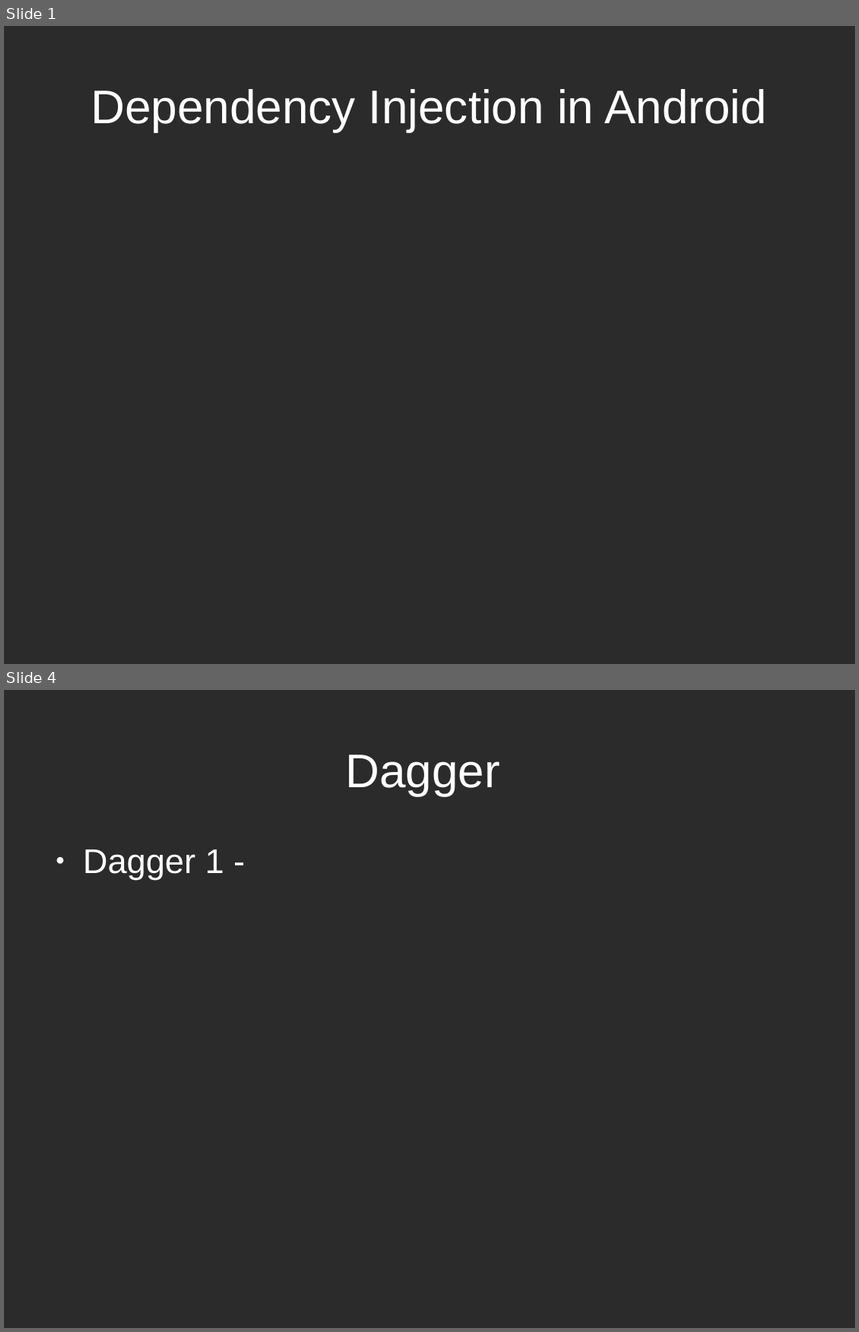
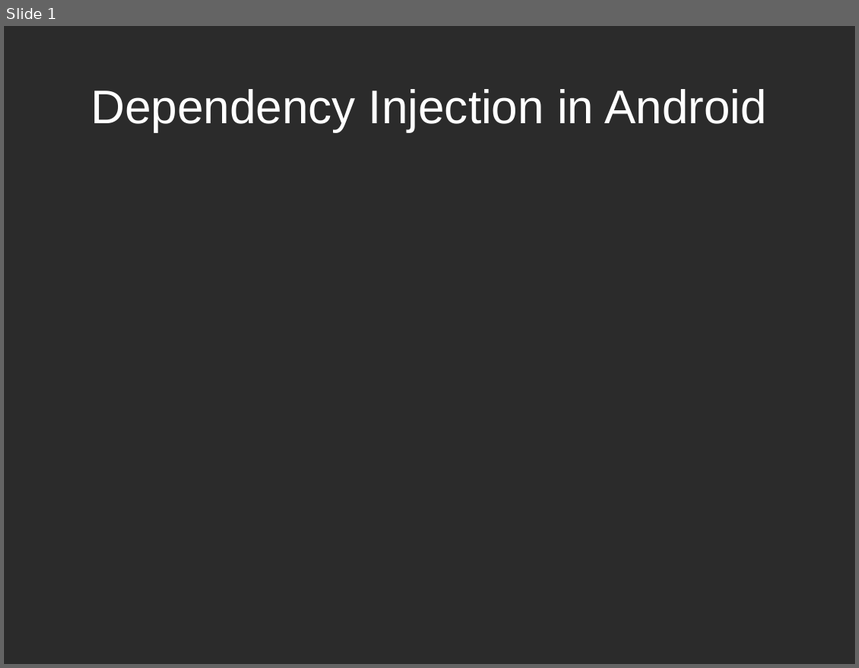
Before and after one commit to INRIX-Iurii-Okhmat/BrownBags, a slide deck: Presentation/Slides.odp. Shown one above the other, each under a label of ours: slides 1 and 4 before the commit, slide 1 after it; the slides between them are not shown. The pictures are 859x1332 and 859x668 pixels, drawn with LibreOffice and Linux fonts; fonts in the diff are those of the drawing; background and template pictures are left out; a plain dark background stands for a picture behind light text. Boxes give left, top, right and bottom in pixels: in the first picture for what was removed or moved away, otherwise in the second. Text is boxed around its words. In the diff, an @@ line names an element or a change of style, - is before the commit and + after.

Commit message:
Dagger 1 sample app.

```diff
--- a/Presentation/Slides.odp
+++ b/Presentation/Slides.odp
@@ slide 4 removed at (4,690,855,1328), background picture (left out) @@
@@ title removed at (345,755,500,796) @@
-Dagger
@@ text removed at (83,850,224,880) @@
-● Dagger 1 -
```
Also in this commit, not shown: 2 slides changed, 1 slide added, 1 other slide removed, 16 other files.
